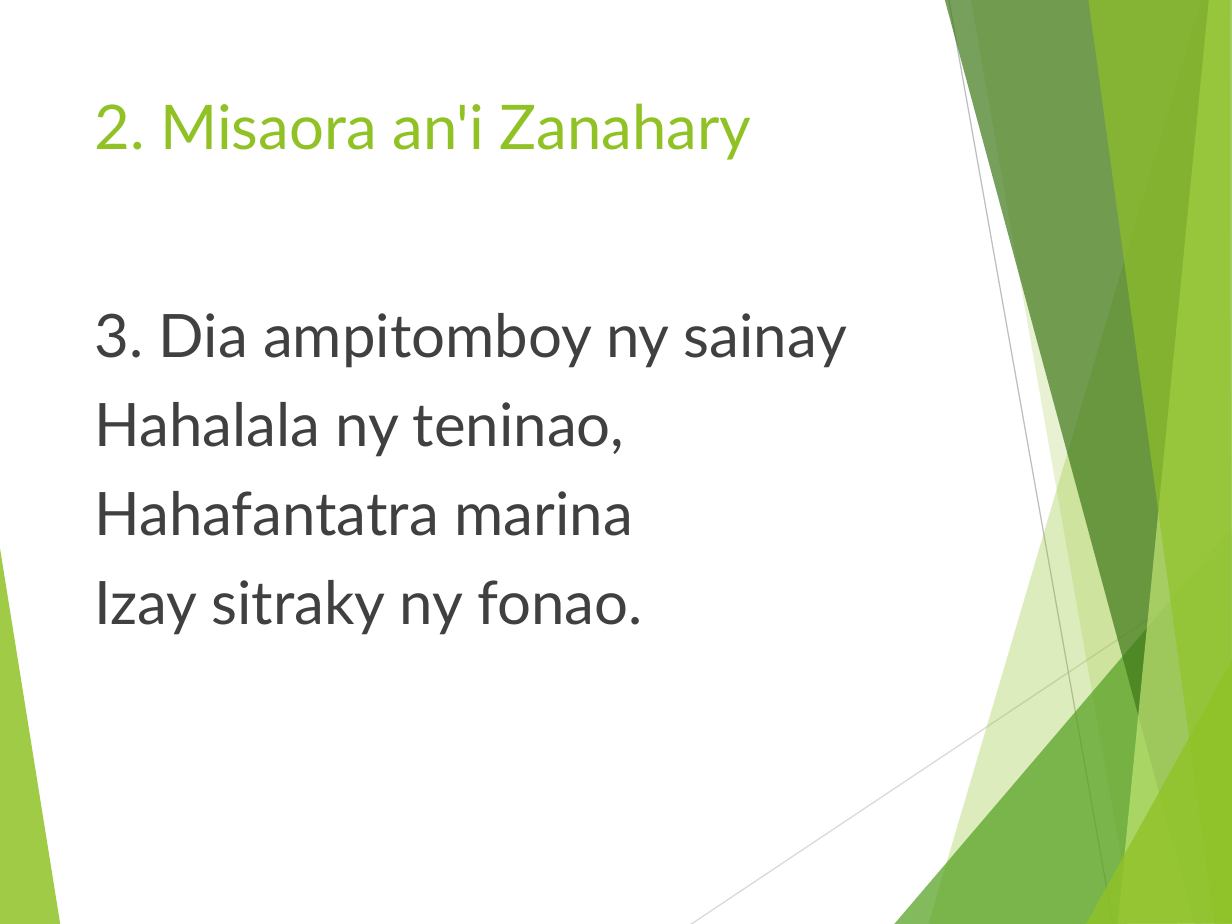
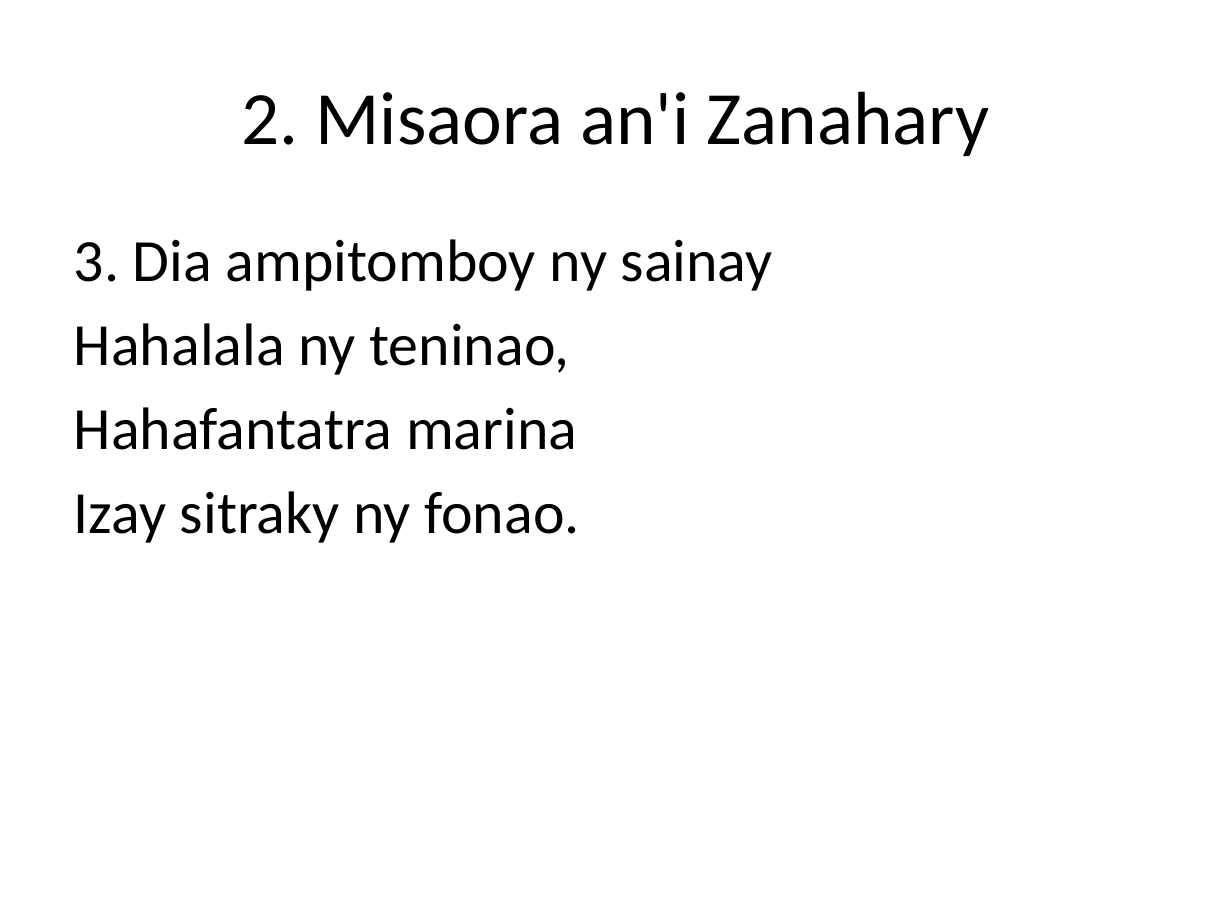
Before and after one commit to jojoX94/Powerpoint-cli--Python, a slide deck: slide 10 of chants.pptx (slide 5 before the commit). Drawn at 1232x924 pixels with LibreOffice and Linux fonts; fonts in the diff are those of the drawing; background and template pictures are left out. Boxes give left, top, right and bottom in pixels: in the first picture for what was removed or moved away, otherwise in the second. Text is boxed around its words. In the diff, an @@ line names an element or a change of style, - is before the commit and + after.

```diff
--- a/chants.pptx
+++ b/chants.pptx
@@ title "2. Misaora an'i Zanahary": place and size @@
-title "2. Misaora an'i Zanahary" at box(94, 103, 752, 160)
+title "2. Misaora an'i Zanahary" at box(242, 91, 990, 156)
@@ title "2. Misaora an'i Zanahary" at box(242, 91, 990, 156): size 36 to 44 pt, font Lato to Calibri, text colour #90C226 to #000000; alignment left to centre; vertical alignment top to middle @@
@@ text "3. Dia ampitomboy ny sainay": place and size @@
-text "3. Dia ampitomboy ny sainay" at box(94, 313, 847, 635)
+text "3. Dia ampitomboy ny sainay" at box(74, 239, 773, 543)
@@ text "3. Dia ampitomboy ny sainay" at box(74, 239, 773, 543): font Lato to Calibri, text colour #404040 to #000000; less space between paragraphs @@
@@ group removed at box(0, 0, 1232, 924): 8 freeform shapes, 2 lines @@
```
Also in this commit, not shown: 13 other slides changed, 23 slides removed, 2 other files.
